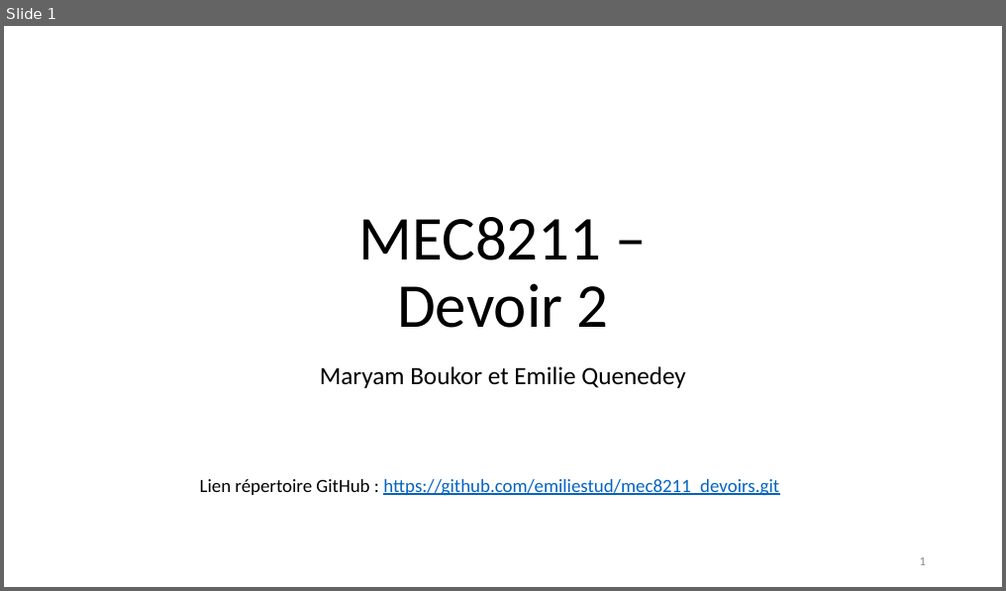
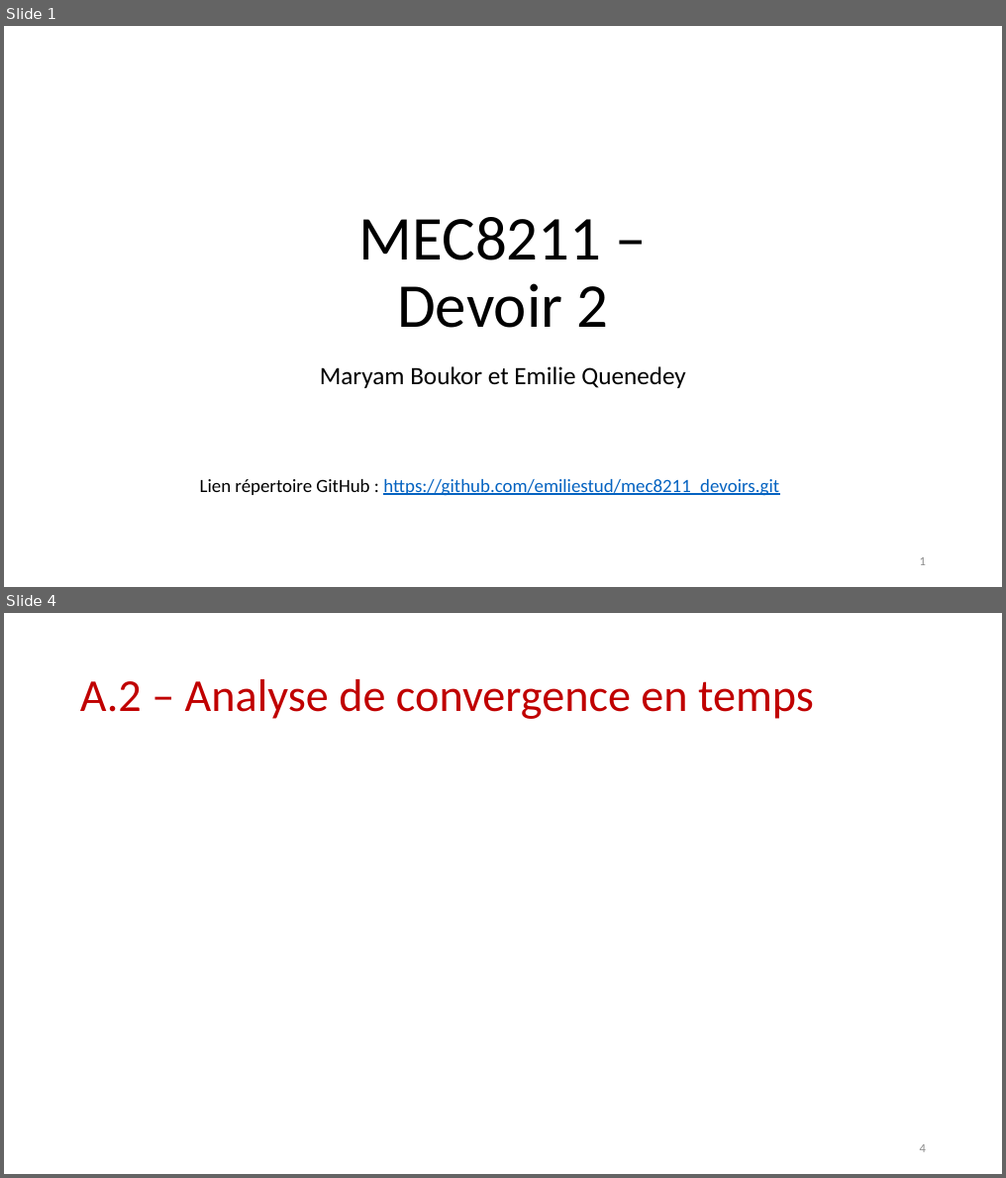
Before and after one commit to emiliestud/mec8211_devoirs, a slide deck: devoir2_presentation.pptx. Shown one above the other, each under a label of ours: slide 1 before the commit, slides 1 and 4 after it; the slides between them are not shown. The pictures are 1006x591 and 1006x1178 pixels, drawn with LibreOffice and Linux fonts; fonts in the diff are those of the drawing; grey boxes stand for pictures. Boxes give left, top, right and bottom in pixels: in the first picture for what was removed or moved away, otherwise in the second. Text is boxed around its words. In the diff, an @@ line names an element or a change of style, - is before the commit and + after.

```diff
--- a/devoir2_presentation.pptx
+++ b/devoir2_presentation.pptx
@@ slide 4 added at (x1=4, y1=613, x2=1002, y2=1174), background #FFFFFF @@
@@ title added at (x1=80, y1=679, x2=814, y2=719), 44 pt, text #C00000 @@
+A.2 – Analyse de convergence en temps
@@ page number added at (x1=920, y1=1145, x2=926, y2=1153), 12 pt, text #8C8C8C @@
+4
```
Also in this commit, not shown: 1 slide changed, 7 other slides added, 3 slides removed.
